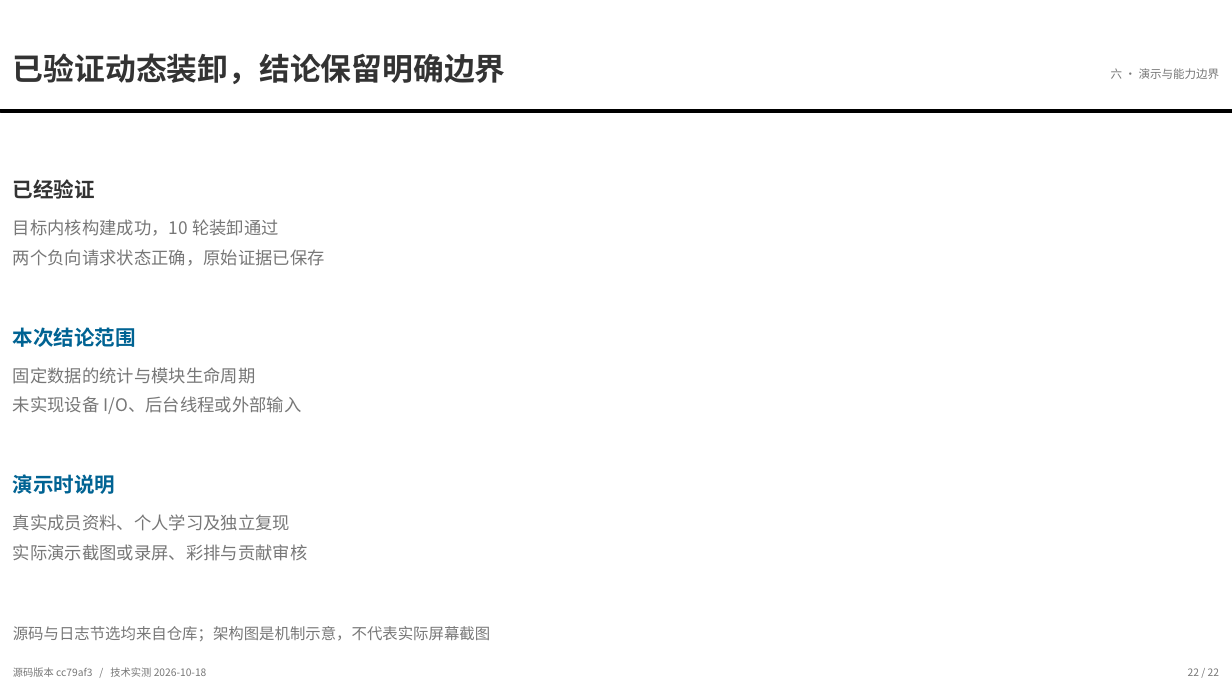
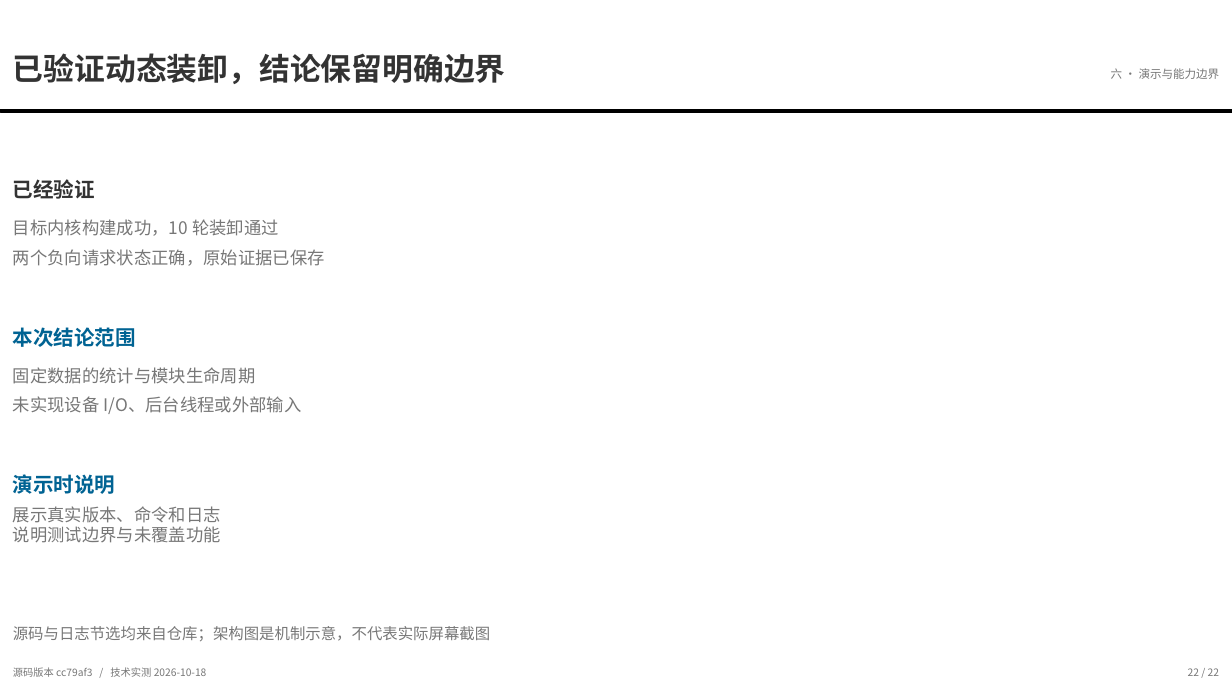
Before and after one commit to Tomlegend2026/rust-openeuler-module, a slide deck: slide 22 of deliverables/源码走读详细版/任务2 Rust内核模块-源码走读详细版.pptx. Drawn at 1232x693 pixels with LibreOffice and Linux fonts; fonts in the diff are those of the drawing. Boxes give left, top, right and bottom in pixels: in the first picture for what was removed or moved away, otherwise in the second. Text is boxed around its words. In the diff, an @@ line names an element or a change of style, - is before the commit and + after.

```diff
--- a/deliverables/源码走读详细版/任务2 Rust内核模块-源码走读详细版.pptx
+++ b/deliverables/源码走读详细版/任务2 Rust内核模块-源码走读详细版.pptx
@@ text at box(13, 506, 221, 543): text changed @@
-真实成员资料、个人学习及独立复现
-实际演示截图或录屏、彩排与贡献审核
+展示真实版本、命令和日志
+说明测试边界与未覆盖功能
```
Also in this commit, not shown: 2 other slides changed, 25 other files.
